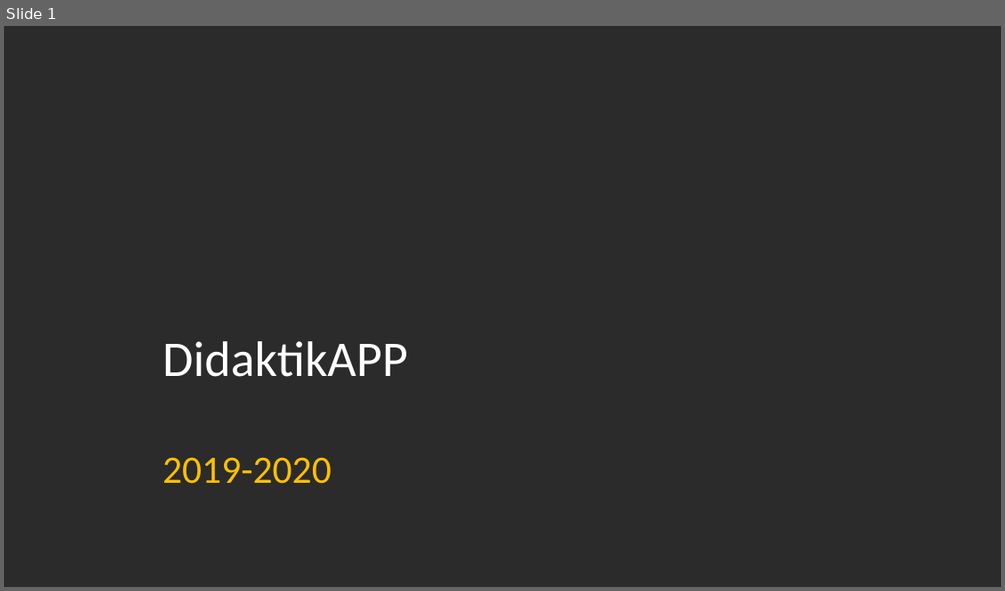
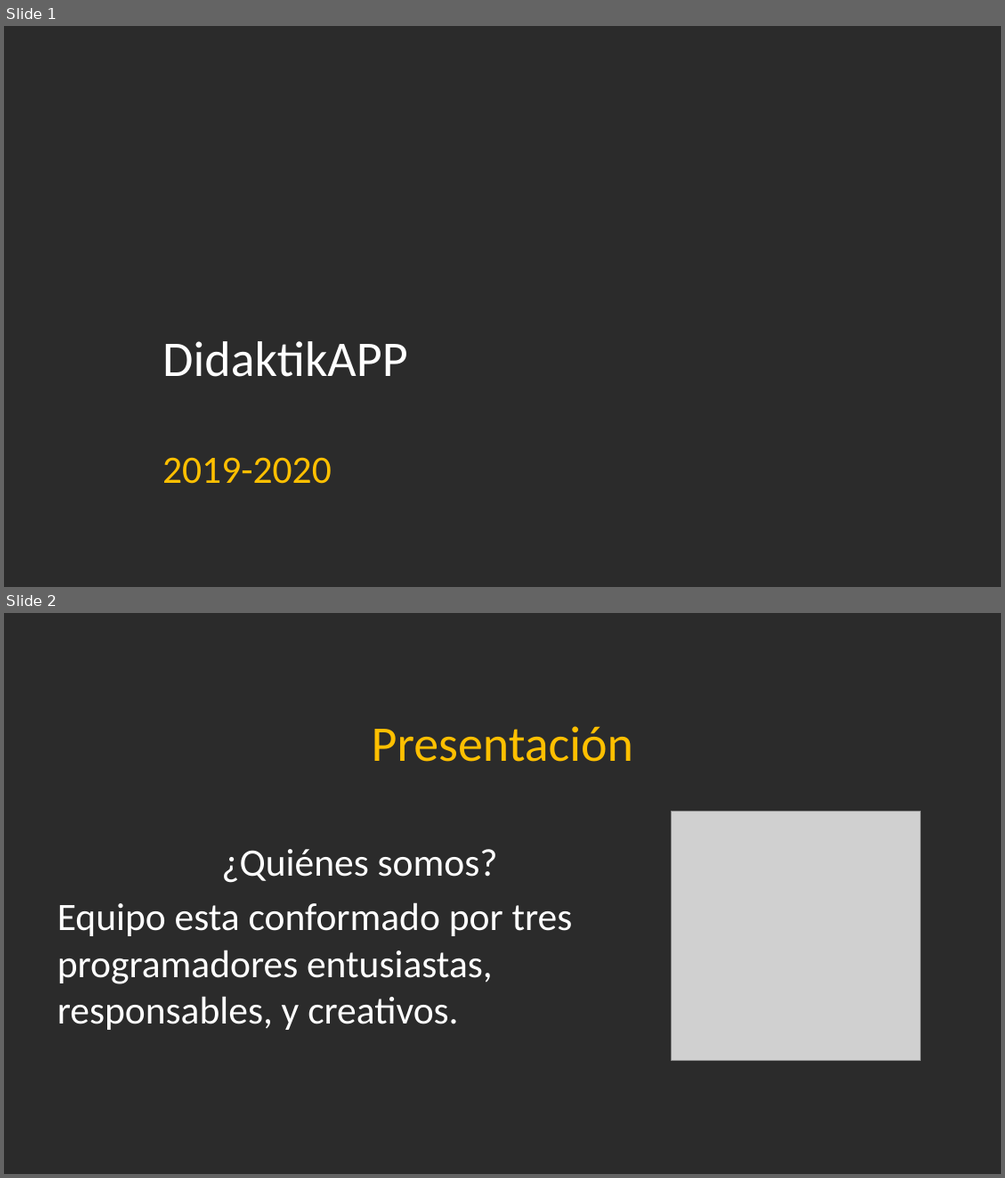
Before and after one commit to Jandycon/PROYECTOAPP, a slide deck: DidaktikApp.pptx. Shown one above the other, each under a label of ours: slide 1 before the commit, slides 1 and 2 after it. The pictures are 1005x591 and 1005x1178 pixels, drawn with LibreOffice and Linux fonts; fonts in the diff are those of the drawing; grey boxes stand for pictures; background and template pictures are left out; a plain dark background stands for a picture behind light text. Boxes give left, top, right and bottom in pixels: in the first picture for what was removed or moved away, otherwise in the second. Text is boxed around its words. In the diff, an @@ line names an element or a change of style, - is before the commit and + after.

```diff
--- a/DidaktikApp.pptx
+++ b/DidaktikApp.pptx
@@ slide 2 added at box(4, 613, 1001, 1174), background picture (left out) @@
@@ text added at box(372, 726, 633, 762), 36 pt, text #FFC000 @@
+Presentación
@@ picture added at box(671, 811, 920, 1061) @@
@@ text added at box(57, 849, 573, 1030), 28 pt, text #FFFFFF @@
+¿Quiénes somos?
+Equipo esta conformado por tres programadores entusiastas, responsables, y creativos.
```
Also in this commit, not shown: 3 other slides changed, 7 other slides added, 1 slide removed.
